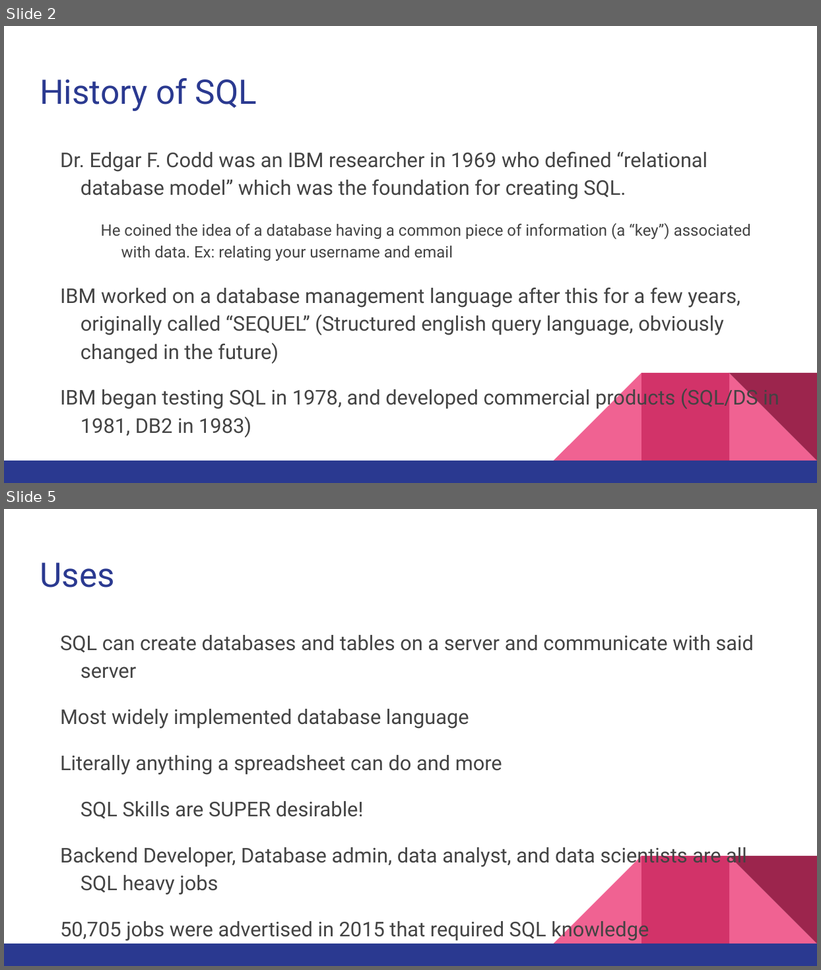
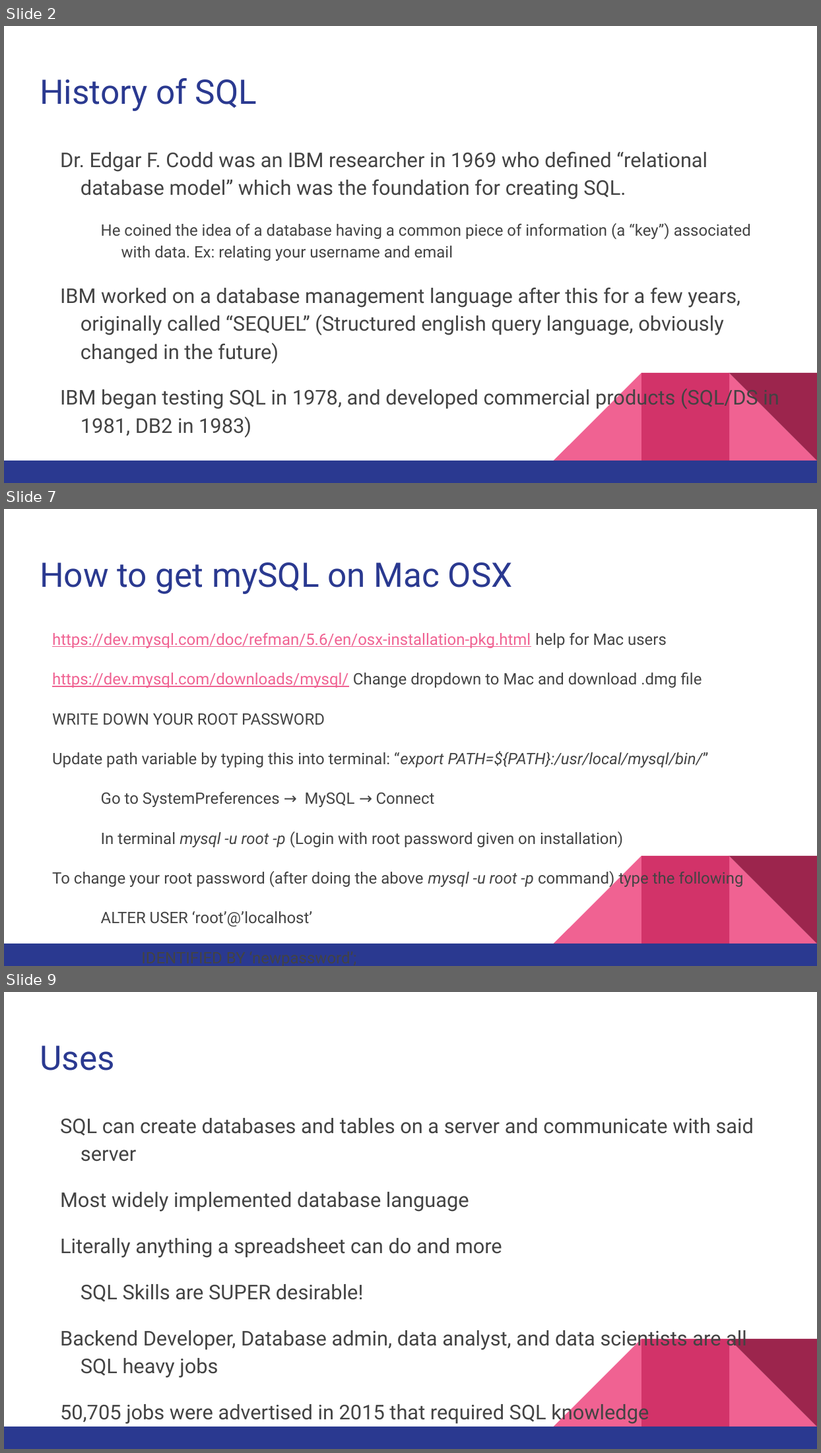
Before and after one commit to ripark/ripark.github.io, a slide deck: s17/SQLPresentation.pptx. Shown one above the other, each under a label of ours: slides 2 and 5 before the commit, slides 2, 7 and 9 after it; the slides between them are not shown. The pictures are 821x970 and 821x1453 pixels, drawn with LibreOffice and Linux fonts; fonts in the diff are those of the drawing. Boxes give left, top, right and bottom in pixels: in the first picture for what was removed or moved away, otherwise in the second. Text is boxed around its words. In the diff, an @@ line names an element or a change of style, - is before the commit and + after.

```diff
--- a/s17/SQLPresentation.pptx
+++ b/s17/SQLPresentation.pptx
@@ slide 7 added at (4,509,817,966), background #FFFFFF; not listed: 5 template elements that a slide beside it also shows @@
@@ title added at (40,562,513,594), 30 pt, text #2A3990 @@
+How to get mySQL on Mac OSX
@@ text added at (52,633,744,927), 14 pt, text #434343 @@
+https://dev.mysql.com/doc/refman/5.6/en/osx-installation-pkg.html help for Mac users
+https://dev.mysql.com/downloads/mysql/ Change dropdown to Mac and download .dmg file
+WRITE DOWN YOUR ROOT PASSWORD
+Update path variable by typing this into terminal: “export PATH=${PATH}:/usr/local/mysql/bin/”
+  Go to SystemPreferences → MySQL → Connect
+  In terminal mysql -u root -p (Login with root password given on installation)
+To change your root password (after doing the above mysql -u root -p command) type the following
+  ALTER USER ‘root’@’localhost’
+    IDENTIFIED BY ‘newpassword’;
+      ‘newpassword’ will now be your new password.
@@ what was slide 5 is now slide 9 @@
```
Also in this commit, not shown: 3 slides changed, 4 other slides added.
